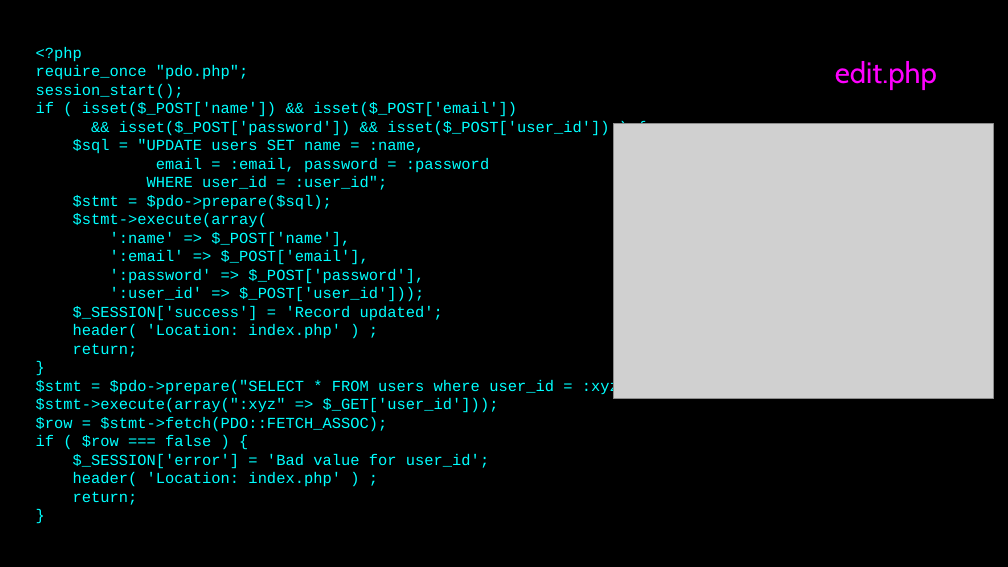
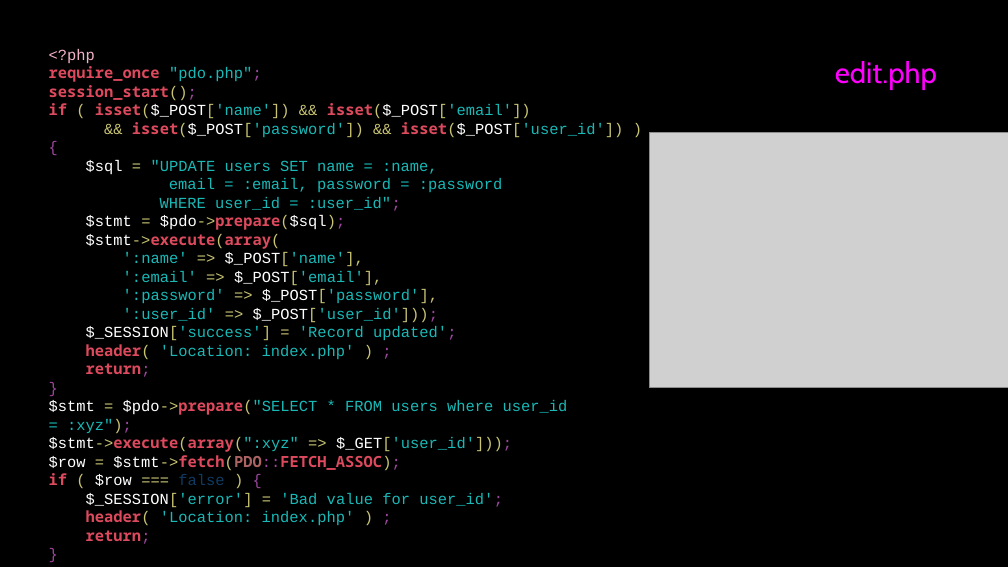
Before and after one commit to csev/wa4e, a slide deck: slide 13 of lectures/PHP-08-CRUD.ppt. Drawn at 1008x567 pixels with LibreOffice and Linux fonts; fonts in the diff are those of the drawing; grey boxes stand for pictures. Boxes give left, top, right and bottom in pixels: in the first picture for what was removed or moved away, otherwise in the second. Text is boxed around its words. In the diff, an @@ line names an element or a change of style, - is before the commit and + after.

```diff
--- a/lectures/PHP-08-CRUD.ppt
+++ b/lectures/PHP-08-CRUD.ppt
@@ text "<?php" at [49, 49, 623, 544]: text colour #00FFFF to #F2B2C5 in "<?php"; font Courier New to Noto Sans Mono, text colour #00FFFF to #DD495D, bold on in "require_once", "session_start();", "if isset($_POST['name']) isset($_POST['email'])", "isset($_POST['password']) isset($_POST['user_id'])" and 10 more places; text colour #00FFFF to #18B9B7 in ""pdo.php";", "isset($_POST['name']) isset($_POST['email'])", "isset($_POST['password']) isset($_POST['user_id'])", ""UPDATE users SET name = :name," and 12 more places; text colour #00FFFF to #9F47A0 in ""pdo.php";", "session_start();", "{", ":user_id";" and 14 more places; text colour #00FFFF to #C8C473 in "session_start();", "( isset($_POST['name']) && isset($_POST['email'])", "&& isset($_POST['password']) && isset($_POST['user_id']) )", "=" and 14 more places; text colour #00FFFF to #FFFFFF in "isset($_POST['name']) isset($_POST['email'])", "isset($_POST['password']) isset($_POST['user_id'])", "$sql", "$stmt $pdo->prepare($sql);" and 11 more places; text colour #00FFFF to #AB6464 in "$stmt->fetch(PDO::FETCH_ASSOC);"; text colour #00FFFF to #0F3B62 in "false"; vertical alignment middle to top @@
@@ picture: place and size @@
-picture at [613, 124, 993, 399]
+picture at [649, 132, 1008, 387]
```
Also in this commit, not shown: 10 other slides changed, 1 slide added, 1 slide removed.
